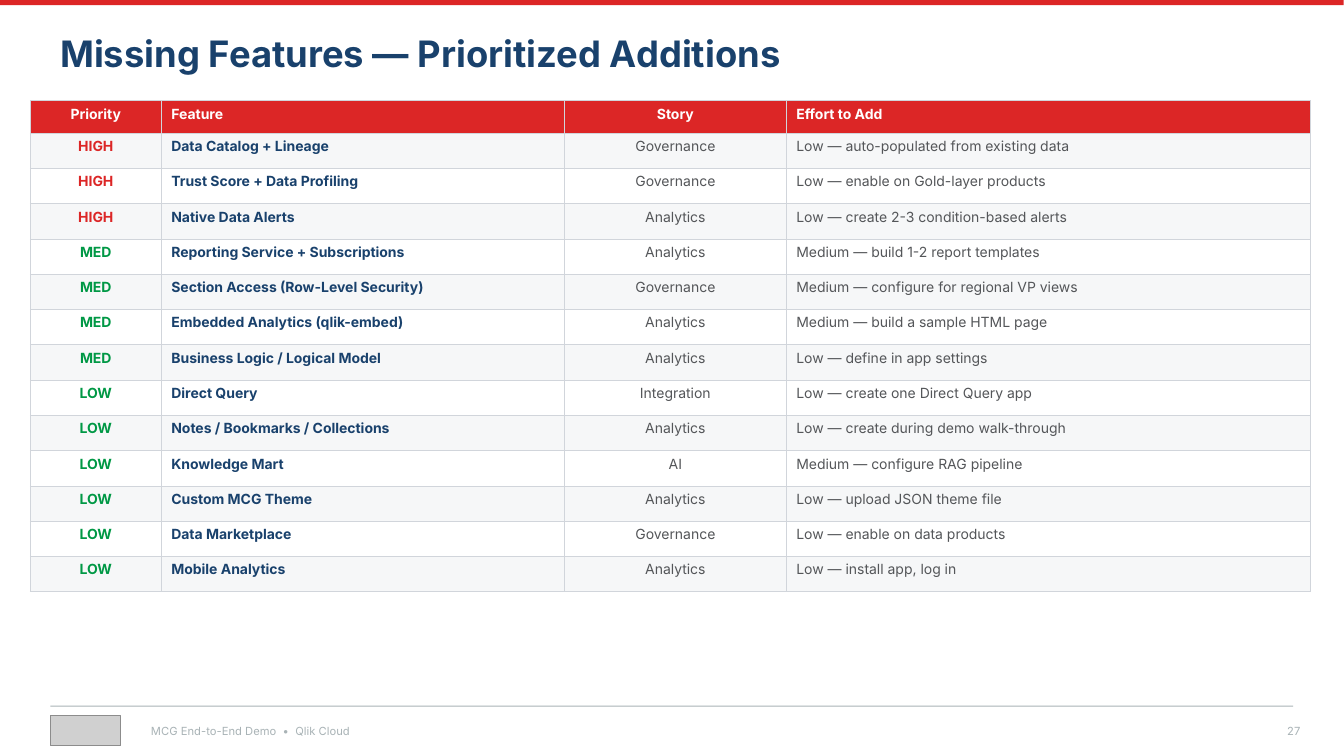
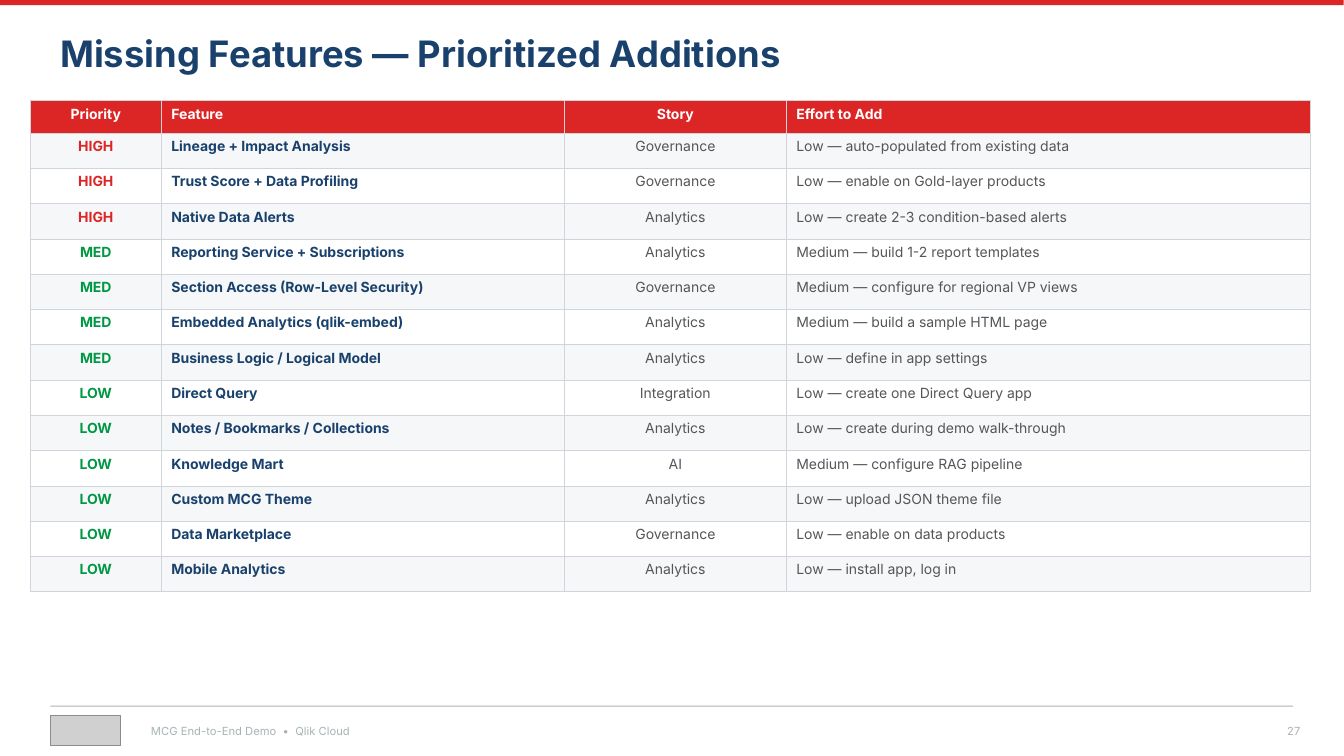
Before and after one commit to robertschoenfeldqlik/meridan_retail_group_qlik_demo_assets, a slide deck: slide 27 of MCG_Demo_Overview_Four_Stories.pptx. Drawn at 1344x756 pixels with LibreOffice and Linux fonts; fonts in the diff are those of the drawing; grey boxes stand for pictures. Boxes give left, top, right and bottom in pixels: in the first picture for what was removed or moved away, otherwise in the second. Text is boxed around its words. In the diff, an @@ line names an element or a change of style, - is before the commit and + after.

```diff
--- a/MCG_Demo_Overview_Four_Stories.pptx
+++ b/MCG_Demo_Overview_Four_Stories.pptx
@@ table at (x1=30, y1=101, x2=1311, y2=581) @@
-row 2, column 2: Data Catalog + Lineage
+row 2, column 2: Lineage + Impact Analysis
```
Also in this commit, not shown: 2 other slides changed, 2 other files.
